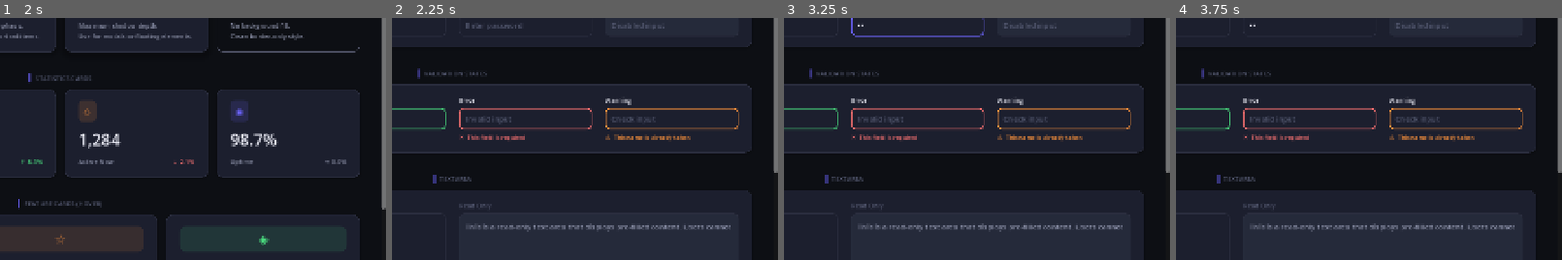
Above: before the commit, frames 1-4 (left to right).
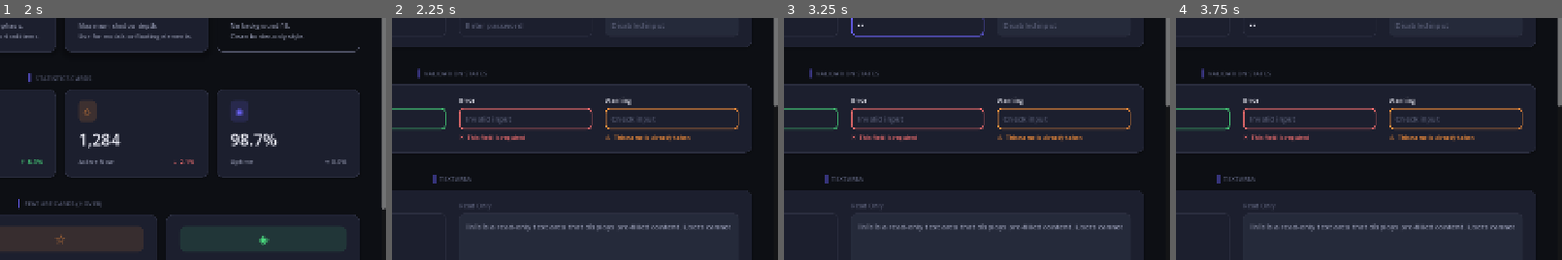
Above: after the commit, the same moments.

Repository: Cai-ki/godot-component-library
Game: Godot game, scene res://scenes/main.tscn
Two runs of this game, one before a commit and one after it. Both use one fixed random seed, a clock stepped at 60 frames per second and the inputs below.
Inputs (mouse positions are % of the whole screen's width and height, from its top left):
- Up to frame 1 (2 s): click "◉ Buttons" at 0.5 s; click "⊞ Cards" at 1.25 s
- Up to frame 2 (2.25 s): click "⊟ Form Inputs" at 2 s
- Up to frame 3 (3.25 s): click (29, 30) at 2.77 s; type "12" at 2.85 s; click (67, 30) at 3 s; type "12" at 3.08 s; click (29, 50) at 3.23 s
- Up to frame 4 (3.75 s): type "12" at 3.32 s; click (48, 50) at 3.52 s; type "12" at 3.6 s
The pictures show only the part of the screen within x 50-100%, y 29-79%; the shares and areas given below are measured in that part.

Frame 1 is identical in both runs. In frame 2, 0.3% of the frame differs, in the area x 98-100%, y 36-64%; in frame 3, 0.3%; in frame 4, 0.3%.

Commit message:
feat: redesign Checkboxes and Toggles sections as settings panels
Replaced horizontal hbox rows with vertical settings-panel layout.
Each item now shows a description line below the label. Toggles use
label+desc on the left with CheckButton on the right. Separator lines
between items for a clean settings-list look.

Diff:
--- a/scripts/pages/inputs_page.gd
+++ b/scripts/pages/inputs_page.gd
@@ -222,28 +222,43 @@
 
 func _checkbox_section(parent: Control) -> void:
 	UI.section(parent, "Checkboxes")
-	var card_v := UI.card(parent, 24, 20)
-	var row := UI.hbox(card_v, 32)
+	var card_v := UI.card(parent, 24, 0)
+	card_v.add_theme_constant_override("separation", 0)
 
 	var checks := [
-		["Accept Terms of Service", false],
-		["Subscribe to newsletter", true],
-		["Enable notifications", true],
-		["Public profile", false],
+		["Accept Terms of Service",  "Required to create an account and use the platform.", false],
+		["Subscribe to newsletter",  "Get weekly updates, tips, and community highlights.", true],
+		["Enable notifications",     "Receive alerts for new activity and messages.", true],
+		["Public profile",           "Allow others to find and view your profile page.", false],
 	]
 
-	for data in checks:
+	for i in checks.size():
+		var m := MarginContainer.new()
+		m.add_theme_constant_override("margin_top", 14)
+		m.add_theme_constant_override("margin_bottom", 14)
+		card_v.add_child(m)
+
+		var v := VBoxContainer.new()
+		v.add_theme_constant_override("separation", 3)
+		m.add_child(v)
+
 		var cb := CheckBox.new()
-		cb.text = data[0]
-		cb.button_pressed = data[1]
+		cb.text = checks[i][0]
+		cb.button_pressed = checks[i][2]
 		cb.focus_mode = Control.FOCUS_NONE
 		cb.add_theme_color_override("font_color", UITheme.TEXT_PRIMARY)
 		cb.add_theme_color_override("font_hover_color", UITheme.TEXT_PRIMARY)
 		cb.add_theme_color_override("font_pressed_color", UITheme.TEXT_PRIMARY)
 		cb.add_theme_font_size_override("font_size", UITheme.FONT_MD)
-		row.add_child(cb)
-
-	UI.h_expand(row)
+		v.add_child(cb)
+
+		var desc_row := MarginContainer.new()
+		desc_row.add_theme_constant_override("margin_left", 26)
+		v.add_child(desc_row)
+		desc_row.add_child(UI.label(checks[i][1], UITheme.FONT_SM, UITheme.TEXT_MUTED))
+
+		if i < checks.size() - 1:
+			UI.sep(card_v, 0)
 
 
 # =============================================
@@ -252,27 +267,41 @@
 
 func _toggle_section(parent: Control) -> void:
 	UI.section(parent, "Toggle Switches")
-	var card_v := UI.card(parent, 24, 20)
-	var row := UI.hbox(card_v, 32)
+	var card_v := UI.card(parent, 24, 0)
+	card_v.add_theme_constant_override("separation", 0)
 
 	var toggles := [
-		["Dark Mode", true],
-		["Auto Save", true],
-		["Analytics", false],
-		["Two Factor Auth", false],
+		["Dark Mode",       "Switch between light and dark interface themes.", true],
+		["Auto Save",       "Automatically save changes every 30 seconds.", true],
+		["Analytics",       "Send anonymous usage data to help improve the product.", false],
+		["Two Factor Auth", "Add an extra layer of security to your account.", false],
 	]
 
-	for data in toggles:
+	for i in toggles.size():
+		var m := MarginContainer.new()
+		m.add_theme_constant_override("margin_top", 14)
+		m.add_theme_constant_override("margin_bottom", 14)
+		card_v.add_child(m)
+
+		var h := HBoxContainer.new()
+		h.add_theme_constant_override("separation", 16)
+		h.alignment = BoxContainer.ALIGNMENT_CENTER
+		m.add_child(h)
+
+		var text_v := VBoxContainer.new()
+		text_v.add_theme_constant_override("separation", 3)
+		text_v.size_flags_horizontal = Control.SIZE_EXPAND_FILL
+		h.add_child(text_v)
+		text_v.add_child(UI.label(toggles[i][0], UITheme.FONT_MD, UITheme.TEXT_PRIMARY))
+		text_v.add_child(UI.label(toggles[i][1], UITheme.FONT_SM, UITheme.TEXT_MUTED))
+
 		var toggle := CheckButton.new()
-		toggle.text = data[0]
-		toggle.button_pressed = data[1]
+		toggle.button_pressed = toggles[i][2]
 		toggle.focus_mode = Control.FOCUS_NONE
-		toggle.add_theme_color_override("font_color", UITheme.TEXT_PRIMARY)
-		toggle.add_theme_color_override("font_hover_color", UITheme.TEXT_PRIMARY)
-		toggle.add_theme_font_size_override("font_size", UITheme.FONT_MD)
-		row.add_child(toggle)
-
-	UI.h_expand(row)
+		h.add_child(toggle)
+
+		if i < toggles.size() - 1:
+			UI.sep(card_v, 0)
 
 
 # =============================================
